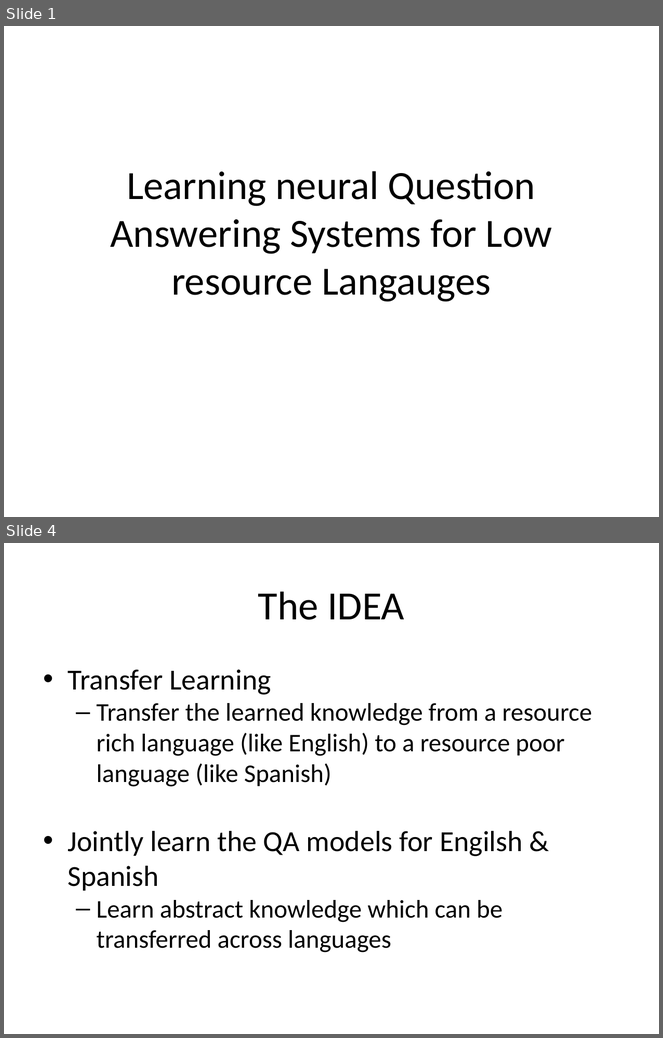
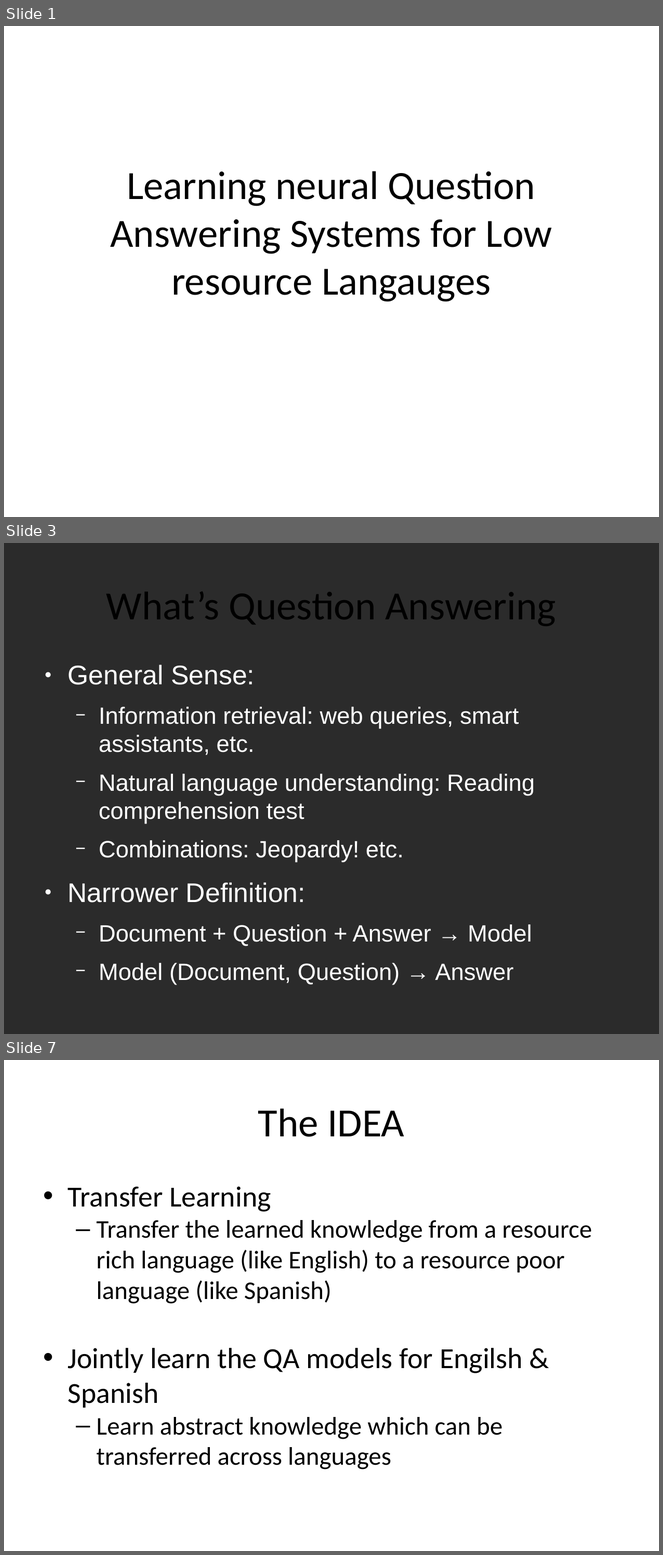
Before and after one commit to Mithrillion/BiQA, a slide deck: ideas/peter_final_seminar.odp. Shown one above the other, each under a label of ours: slides 1 and 4 before the commit, slides 1, 3 and 7 after it; the slides between them are not shown. The pictures are 663x1038 and 663x1555 pixels, drawn with LibreOffice and Linux fonts; fonts in the diff are those of the drawing; background and template pictures are left out; a plain dark background stands for a picture behind light text. Boxes give left, top, right and bottom in pixels: in the first picture for what was removed or moved away, otherwise in the second. Text is boxed around its words. In the diff, an @@ line names an element or a change of style, - is before the commit and + after.

```diff
--- a/ideas/peter_final_seminar.odp
+++ b/ideas/peter_final_seminar.odp
@@ slide 3 added at box(4, 543, 659, 1034), background picture (left out) @@
@@ text added at box(106, 592, 556, 626), 44 pt, text #000000 @@
+What’s Question Answering
@@ text added at box(68, 665, 535, 985), 25.9 pt, text #FFFFFF @@
+● General Sense:
+  − Information retrieval: web queries, smart assistants, etc.
+  − Natural language understanding: Reading comprehension test
+  − Combinations: Jeopardy! etc.
+● Narrower Definition:
+  − Document + Question + Answer → Model
+  − Model (Document, Question) → Answer
@@ what was slide 4 is now slide 7 @@
```
Also in this commit, not shown: 7 slides changed, 13 other slides added, 3 slides removed, 22 other files.
